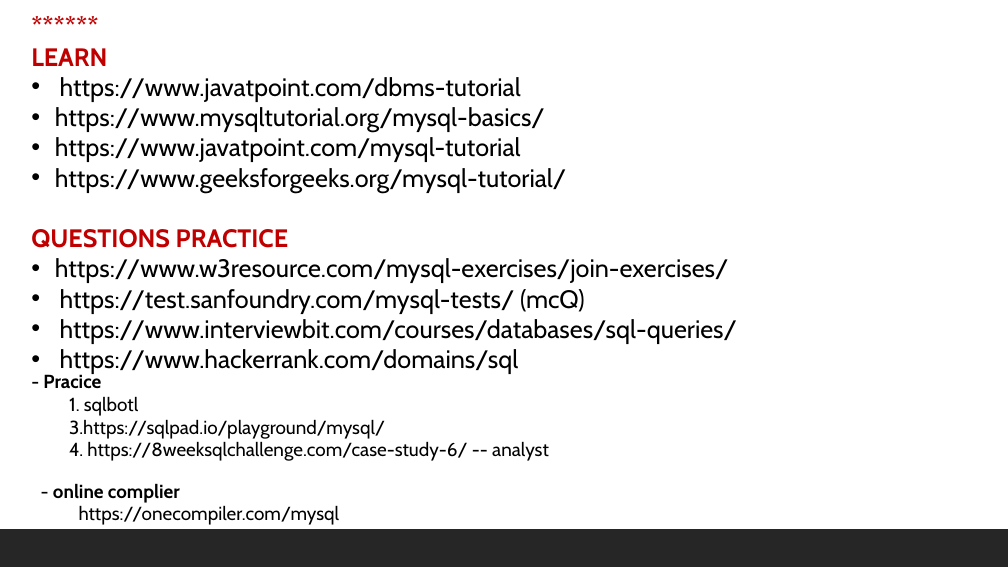
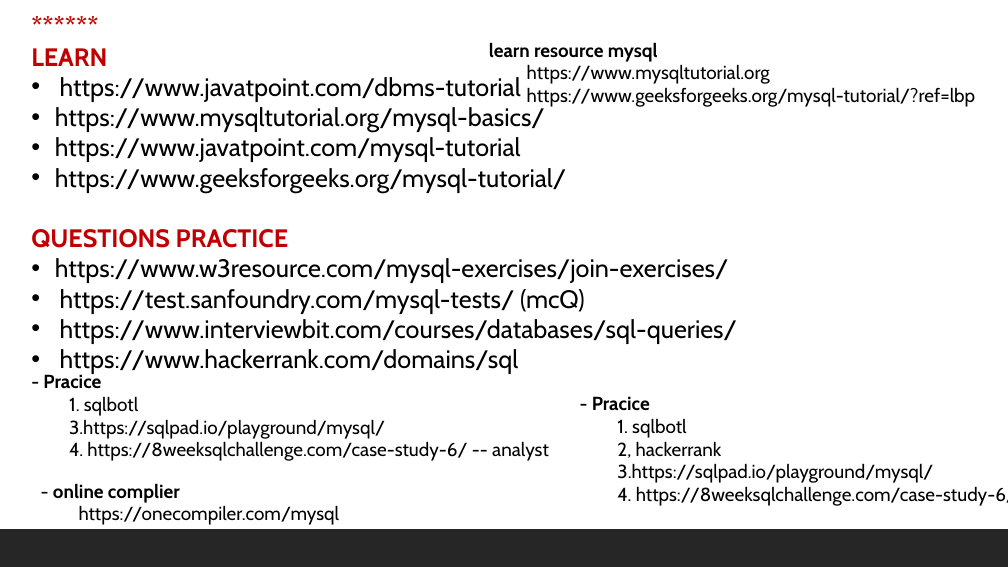
Before and after one commit to shahil04/ds_materials, a slide deck: slide 3 of 2.0_sql_dbms/sql/module_2_MySql1.pptx. Drawn at 1008x567 pixels with LibreOffice and Linux fonts; fonts in the diff are those of the drawing. Boxes give left, top, right and bottom in pixels: in the first picture for what was removed or moved away, otherwise in the second. Text is boxed around its words. In the diff, an @@ line names an element or a change of style, - is before the commit and + after.

```diff
--- a/2.0_sql_dbms/sql/module_2_MySql1.pptx
+++ b/2.0_sql_dbms/sql/module_2_MySql1.pptx
@@ text added at (x1=489, y1=42, x2=976, y2=107), 18 pt, text #000000 @@
+learn resource mysql
+https://www.mysqltutorial.org
+https://www.geeksforgeeks.org/mysql-tutorial/?ref=lbp
@@ text added at (x1=592, y1=396, x2=1008, y2=506), 18 pt, text #000000 @@
+- Pracice
+1. sqlbotl
+2, hackerrank
+3.https://sqlpad.io/playground/mysql/
+4. https://8weeksqlchallenge.com/case-study-6/ -- analyst
```
Also in this commit, not shown: 37 other files.
